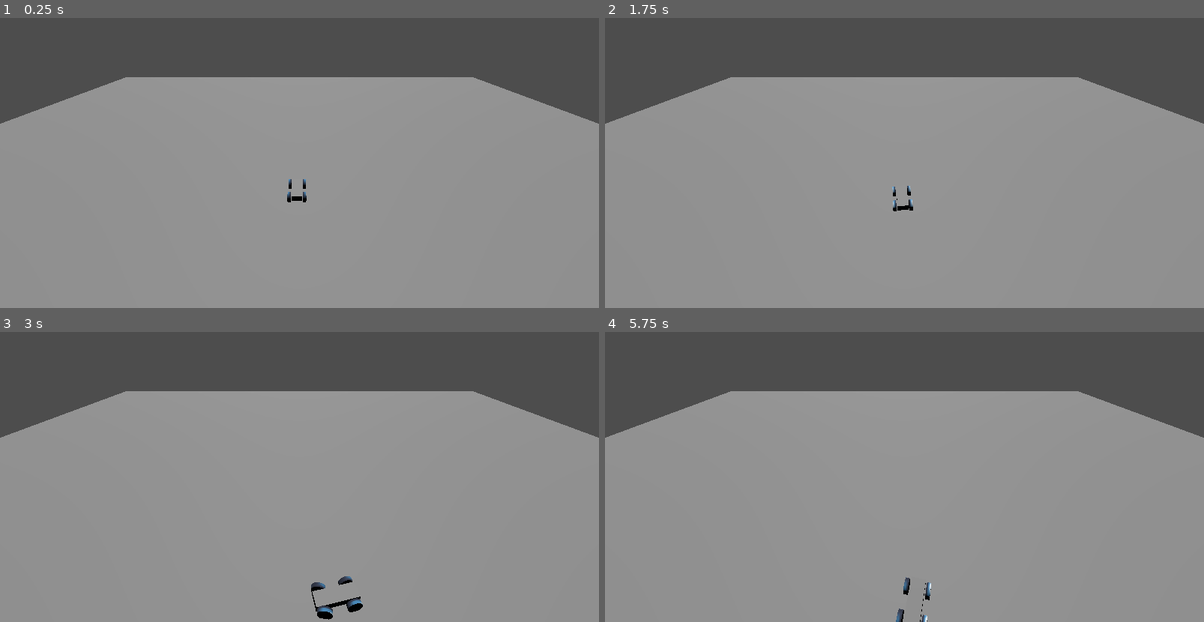
Above: before the commit, frames 1-4 (two rows, left to right).
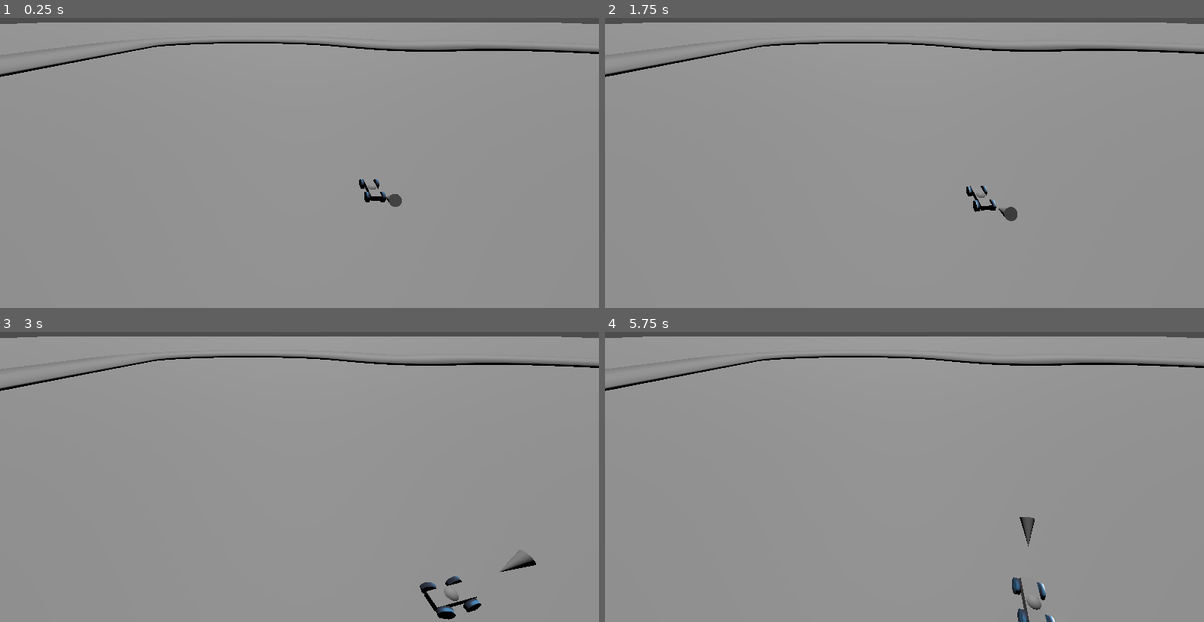
Above: after the commit, the same moments.

Repository: Eefschmeef2310/GDS-2
Game: Godot game, scene res://debug_and_testing/test_track.tscn
The game is run twice, just before and just after one commit, with the same random seed, the same clock (stepped at 60 frames per second) and the same inputs. The project has no main scene, so this scene is started directly. The engine's default icon, where the game draws it, is replaced by a stand-in: a white triangle on a blue panel in a dark square.
Inputs:
- Up to frame 1 (0.25 s): no input
- Up to frame 2 (1.75 s): hold D (Right) 0.53-1.28 s; tap Enter at 1.25 s; hold S (Down) from 1.28 s (still down)
- Up to frame 3 (3 s): release S (Down) at 2.03 s; hold D (Right) 2.03-2.78 s; hold W (Up) from 2.78 s (still down)
- Up to frame 4 (5.75 s): release W (Up) at 3.53 s; hold A (Left) 3.53-5.03 s; hold S (Down) from 5.03 s (still down)

The runs differ from the first frame. In frame 1, 22% of the frame differs, in the area x 0-100%, y 1-66%; in frame 2, 22%; in frame 3, 23%, in the area x 0-100%, y 1-100%; in frame 4, 23%.

Commit message:
added test track

Diff:
--- a/debug_and_testing/test_track.tscn
+++ b/debug_and_testing/test_track.tscn
@@ -1,12 +1,19 @@
-[gd_scene load_steps=4 format=3 uid="uid://dv1xturrfehcb"]
+[gd_scene load_steps=5 format=3 uid="uid://dv1xturrfehcb"]
 
 [ext_resource type="PackedScene" uid="uid://kcisw76ucbri" path="res://kart/kart.tscn" id="1_tw5a5"]
 
 [sub_resource type="PlaneMesh" id="PlaneMesh_ndcnv"]
-size = Vector2(100, 100)
+size = Vector2(1000, 1000)
 
-[sub_resource type="ConvexPolygonShape3D" id="ConvexPolygonShape3D_mmjx8"]
-points = PackedVector3Array(-50, 0, -50, -50, 0, 50, 50, 0, -50, 50, 0, 50)
+[sub_resource type="ConvexPolygonShape3D" id="ConvexPolygonShape3D_bpd1i"]
+points = PackedVector3Array(-500, 0, -500, -500, 0, 500, 500, 0, -500, 500, 0, 500)
+
+[sub_resource type="Curve3D" id="Curve3D_qnr0h"]
+_data = {
+"points": PackedVector3Array(0, 0, 0, -100.63, 0, -1, -150.996, 0, -72.1923, -26.09, 0, -16.88, -2.095, 0, -1.795, -187.888, 7.62939e-06, 82.1825, -53.085, 0, 10.94, 48.69, 0, -12.15, -77.685, 7.62939e-06, 120.245, -85.33, 0, 0, 8.125, 0, 0, 37.3482, 3.81469e-06, 151.326, -5.325, 0, 30.555, 0, 0, 0, 99.3773, 7.62939e-06, 115.981, -0.05, 0, 20.245, 1.135, 0, -40.16, 108.832, 7.62939e-06, 24.5949, 34.685, 0, 0, 0, 0, 0, 72.6295, 7.62939e-06, -72.1305, 0, 0, 0, 0, 0, 0, 5.47937, 7.62939e-06, -72.2992),
+"tilts": PackedFloat32Array(0, 0, 0, 0, 0, 0, 0, 0)
+}
+point_count = 8
 
 [node name="TestTrack" type="Node3D"]
 
@@ -17,10 +24,10 @@
 skeleton = NodePath("../..")
 
 [node name="CollisionShape3D" type="CollisionShape3D" parent="Floor"]
-shape = SubResource("ConvexPolygonShape3D_mmjx8")
+shape = SubResource("ConvexPolygonShape3D_bpd1i")
 
 [node name="Kart" parent="." instance=ExtResource("1_tw5a5")]
-transform = Transform3D(1, 0, 0, 0, 1, 0, 0, 0, 1, 0.255239, 0.593819, 2.74475)
+transform = Transform3D(1, 0, 0, 0, 1, 0, 0, 0, 1, -7.33467, 0.593819, 2.74475)
 
 [node name="DirectionalLight3D" type="DirectionalLight3D" parent="."]
 transform = Transform3D(0.910438, 0.413645, 0, -0.183636, 0.404187, 0.896053, 0.370648, -0.815801, 0.443947, 0, 0, 0)
@@ -28,3 +35,21 @@
 [node name="Camera3D" type="Camera3D" parent="."]
 transform = Transform3D(-1, 0, 8.74228e-08, 4.37114e-08, 0.866025, 0.5, -7.57103e-08, 0.5, -0.866025, 0, 16, -14)
 current = true
+
+[node name="Track" type="Path3D" parent="."]
+transform = Transform3D(1, 0, 0, 0, 1, 0, 0, 0, 1, -0.174004, -7.62939e-06, -0.00303841)
+curve = SubResource("Curve3D_qnr0h")
+
+[node name="CSGPolygon3D" type="CSGPolygon3D" parent="Track"]
+polygon = PackedVector2Array(-20, 0, -20, 1, 20, 1, 20, 0)
+mode = 2
+path_node = NodePath("..")
+path_interval_type = 0
+path_interval = 1.0
+path_simplify_angle = 0.0
+path_rotation = 2
+path_local = false
+path_continuous_u = true
+path_u_distance = 1.0
+path_joined = true
+smooth_faces = true
--- a/kart/kart.tscn
+++ b/kart/kart.tscn
@@ -1,7 +1,13 @@
-[gd_scene load_steps=7 format=3 uid="uid://kcisw76ucbri"]
+[gd_scene load_steps=10 format=3 uid="uid://kcisw76ucbri"]
 
 [ext_resource type="Script" path="res://kart/kart_controller.gd" id="1_bsaip"]
 [ext_resource type="Texture2D" uid="uid://fmj4kf8f7g18" path="res://icon.svg" id="2_6f66f"]
+[ext_resource type="Script" path="res://kart/track_tracker.gd" id="3_6in2l"]
+
+[sub_resource type="CylinderMesh" id="CylinderMesh_wqjpp"]
+top_radius = 0.0
+
+[sub_resource type="SphereMesh" id="SphereMesh_g7kqg"]
 
 [sub_resource type="StandardMaterial3D" id="StandardMaterial3D_gjli0"]
 albedo_texture = ExtResource("2_6f66f")
@@ -29,6 +35,13 @@
 
 [node name="Camera3D" type="Camera3D" parent="CamPivot"]
 transform = Transform3D(-1, 0, 8.74228e-08, 4.37114e-08, 0.866025, 0.5, -7.57103e-08, 0.5, -0.866025, 0, 2, -4)
+
+[node name="MeshInstance3D" type="MeshInstance3D" parent="CamPivot/Camera3D"]
+transform = Transform3D(1, 0, 0, 0, -4.37114e-08, 1, 0, -1, -4.37114e-08, 0, 0, 0)
+mesh = SubResource("CylinderMesh_wqjpp")
+
+[node name="MeshInstance3D" type="MeshInstance3D" parent="CamPivot"]
+mesh = SubResource("SphereMesh_g7kqg")
 
 [node name="FrontLeft" type="VehicleWheel3D" parent="."]
 transform = Transform3D(1, 0, 0, 0, 1, 0, 0, 0, 1, 0.75, 0, 1)
@@ -89,3 +102,6 @@
 
 [node name="CollisionShape3D" type="CollisionShape3D" parent="."]
 shape = SubResource("ConvexPolygonShape3D_iplh1")
+
+[node name="TrackTracker" type="Node" parent="."]
+script = ExtResource("3_6in2l")
--- a/kart/kart_controller.gd
+++ b/kart/kart_controller.gd
@@ -37,9 +37,9 @@
 	engine_force = Input.get_axis("Down", "Up") * engine_power
 
 	camera_pivot.global_position = camera_pivot.global_position.lerp(global_position, delta * 20.0)
-	camera_pivot.transform = camera_pivot.transform.interpolate_with(transform, delta * 5.0)
+	#camera_pivot.transform = camera_pivot.transform.interpolate_with(transform, delta * 5.0)
 	look_at = look_at.lerp(global_position + linear_velocity, delta * 5.0)
-	camera.look_at(look_at)
+	#camera.look_at(look_at)
 
 #endregion
 
--- /dev/null
+++ b/kart/track_tracker.gd
@@ -0,0 +1,43 @@
+extends Node
+	#class_name
+#Authored by Ethan. Please consult for any modifications or major feature requests.
+
+#region Variables
+	#Signals
+
+	#Enums
+
+	#Constants
+
+	#Exported Variables
+	#@export_group("Group")
+	#@export_subgroup("Subgroup")
+@export var track : Path3D
+
+	#Onready Variables
+
+	#Other Variables (please try to separate and organise!)
+var closest_point_index : int = 0
+
+#endregion
+
+#region Godot methods
+func _ready():
+	#Runs when all children have entered the tree
+	pass
+
+func _process(_delta):
+	pass
+#endregion
+
+#region Signal methods
+
+#endregion
+
+#region Other methods (please try to separate and organise!)
+func get_closest_point_index():
+	var closest_pos = track.curve.get_baked_points()[0]
+	var closest_index = 0
+	for point in track.curve.get_baked_points():
+		pass
+#endregion
